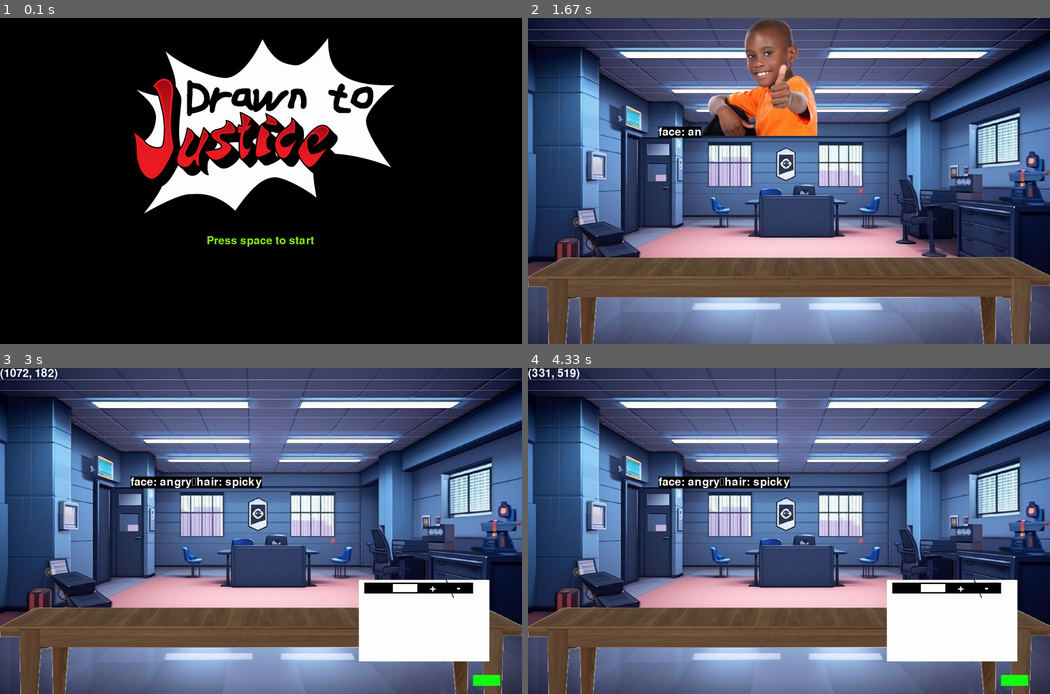
Above: before the commit, frames 1-4 (two rows, left to right).
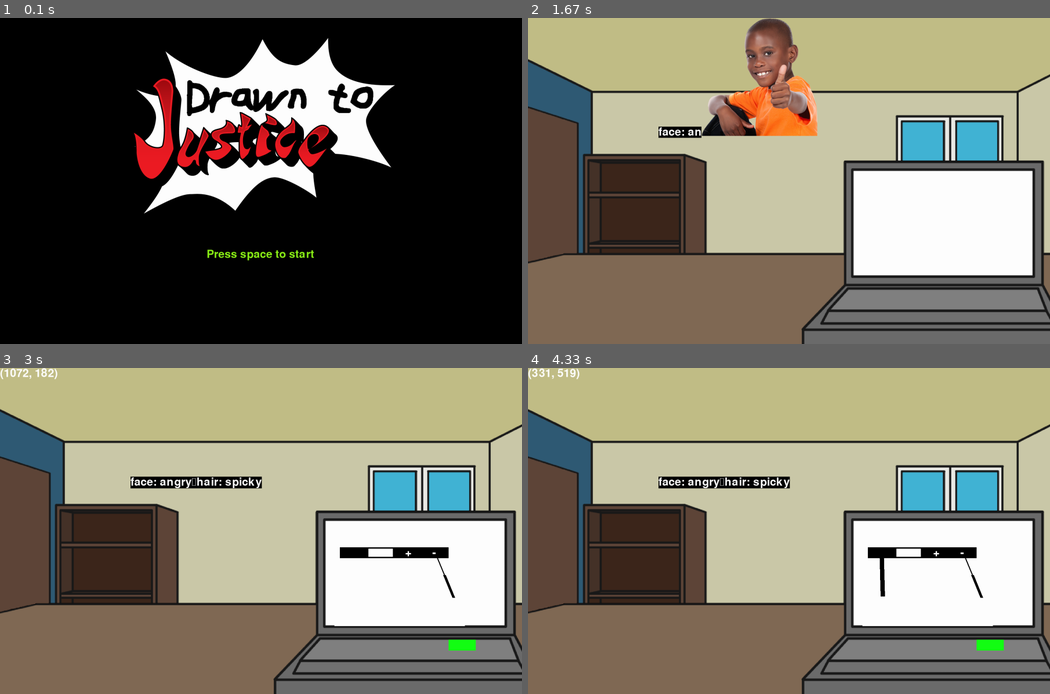
Above: after the commit, the same moments.

Repository: ICaPiCo/policeGame
Game: pygame game, started from main.py
Same seed, same stepped clock (60 frames per second), same inputs: the game is played once before the commit and once after it.
Inputs (mouse positions are in pixels of both pictures, inside the frame that each line leads up to):
- Up to frame 1 (0.1 s): no input
- Up to frame 2 (1.67 s): tap Space at 0.33 s; press the mouse at (590, 76) at 1.2 s; move the mouse to (721, 119) at 1.3 s; release the mouse at (851, 158) at 1.43 s
- Up to frame 3 (3 s): press the mouse at (354, 553) at 2.03 s; move the mouse to (276, 517) at 2.13 s; release the mouse at (193, 485) at 2.27 s; press the mouse at (433, 553) at 2.37 s; move the mouse to (443, 576) at 2.47 s; release the mouse at (454, 596) at 2.6 s; press the mouse at (407, 553) at 2.7 s; move the mouse to (349, 485) at 2.8 s; release the mouse at (292, 416) at 2.93 s
- Up to frame 4 (4.33 s): press the mouse at (882, 553) at 3.03 s; move the mouse to (856, 524) at 3.13 s; release the mouse at (830, 498) at 3.27 s; press the mouse at (882, 553) at 3.37 s; move the mouse to (882, 596) at 3.47 s; release the mouse at (882, 638) at 3.6 s; press the mouse at (909, 553) at 3.7 s; move the mouse to (914, 553) at 3.8 s; release the mouse at (919, 553) at 3.93 s; press the mouse at (882, 553) at 4.03 s; move the mouse to (747, 531) at 4.13 s; release the mouse at (616, 508) at 4.27 s

The runs differ from the first frame. In frame 1, 0.5% of the frame differs, in the area x 39-61%, y 66-75%; in frame 2, 93%; in frame 3, 94%; in frame 4, 94%, in the area x 0-100%, y 0-100%.

Commit message:
Optimization fixes
FAILURE

Diff:
--- a/main.py
+++ b/main.py
@@ -21,7 +21,7 @@
 SCREEN_WIDTH, SCREEN_HEIGHT = screen.get_size()
 CANVAS_WIDTH, CANVAS_HEIGHT = SCREEN_WIDTH/overSize, SCREEN_HEIGHT/overSize
 borderPatrol = ((10*SCREEN_HEIGHT)/100)  # Border padding
-screenX, screenY = ((3*SCREEN_WIDTH)/overSize)-borderPatrol, ((3*SCREEN_HEIGHT)/overSize)-borderPatrol  # Canvas position
+screenX, screenY = (((3*SCREEN_WIDTH)/overSize)-90)-borderPatrol, (((3*SCREEN_HEIGHT)/overSize)-130)-borderPatrol  # Canvas position
 
 
 def load_random_image(folder_path):
@@ -59,7 +59,7 @@
 criminal = load_random_image("images/criminals")  # Random criminal image
 
 # Load and scale background image
-background = pygame.image.load("images/background.jpg")
+background = pygame.image.load("images/background.png")
 background = pygame.transform.scale(background, (SCREEN_WIDTH, SCREEN_HEIGHT))
 
 # Load and scale mugshot image
@@ -94,9 +94,7 @@
 
 def drawBackground():
     """Draw the background image to the screen."""
-    width, height = background.get_size()
     screen.blit(background, (0, 0))
-
 
 def drawImage(image, positionX, positionY):
     """
@@ -215,7 +213,7 @@
 
         # Create color-cycling "Press space to start" text
         menu_text = font.render("Press space to start", True, (x1, y1, z1))
-        screen.blit(menu_text, (SCREEN_WIDTH/2-200, (SCREEN_HEIGHT/2)+200))
+        screen.blit(menu_text, (SCREEN_WIDTH/2-200, (SCREEN_HEIGHT/2)+250))
 
         # Event handling
         for event in pygame.event.get():
@@ -242,15 +240,16 @@
 
     # Testimony scene animation - slide in from right
     testimonyPosX, testimonyPosY = SCREEN_WIDTH, 0
-    for i in range(int(SCREEN_WIDTH*2/3/20)):
-        testimonyPosX -=20  # Move testimony image left
+    a = SCREEN_WIDTH*2/3/20
+    for i in range(int(a)):
+        testimonyPosX -=20  # Move boss image left
         drawBackground()
         drawImage(testimony, testimonyPosX, testimonyPosY)
-        drawImage(table, 0, SCREEN_HEIGHT/2)
+        drawImage(table, 0, 0)
         clock.tick(60)  # Limit to 60 FPS
         pygame.display.flip()
 
-    # Display testimony text letter by letter
+
 
     text = "\n".join([f"{key}: {value}" for key, value in culprit_id.items()])
     newtext = ""
@@ -341,7 +340,7 @@
         txt = font.render(str(current_pos),True,(255,255,255))
 
         screen.blit(drawText, (textX, textY))
-        drawImage(table, 0, SCREEN_HEIGHT/2)
+
         screen.blit(canvas, (screenX, screenY))
         screen.blit(txt, (0, 0))
         drawDone()
Renamed: images/background.jpg -> images/FAKEbackground.jpg
Binary file added: images/background.png
Binary file changed: images/table.png
